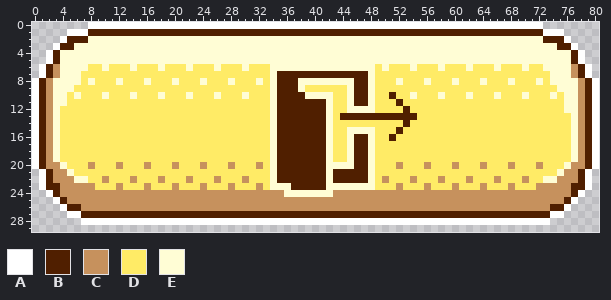
Sprite sheet -- Materials/Pictures/Assets/btn_quit.png. The picture above is the old version.
The file is 81x30 pixels. Colours within 5 levels of each other are drawn and written as one.
Palette (. is transparent): A #ffffff  B #501f00  C #c6915d  D #ffeb66  E #fffdd5
Pixels before (only the part around the change), first column x 0:
 0 ........AAAAAAAAAAAAAAAAAAAAAAAAAAAAAAAAAAAAAAAAAAAAAAAAAAAAAAAAAAAAAAAAA........
 1 .....AAABBBBBBBBBBBBBBBBBBBBBBBBBBBBBBBBBBBBBBBBBBBBBBBBBBBBBBBBBBBBBBBBBAAA.....
 2 ....ABBBEEEEEEEEEEEEEEEEEEEEEEEEEEEEEEEEEEEEEEEEEEEEEEEEEEEEEEEEEEEEEEEEEBBBA....
 3 ...ABBEEEEEEEEEEEEEEEEEEEEEEEEEEEEEEEEEEEEEEEEEEEEEEEEEEEEEEEEEEEEEEEEEEEEEBBA...
 4 ..ABEEEEEEEEEEEEEEEEEEEEEEEEEEEEEEEEEEEEEEEEEEEEEEEEEEEEEEEEEEEEEEEEEEEEEEEEEBA..
 5 ..ABEEEEEEEEEEEEEEEEEEEEEEEEEEEEEEEEEEEEEEEEEEEEEEEEEEEEEEEEEEEEEEEEEEEEEEEEEBA..
 6 .ABCEEEEDDEDDDEDDDEDDDEDDDEDDDEDDDEEEEEEEEEEEEEEEDEDDDEDDDEDDDEDDDEDDDEDDEEEECBA.
 7 .ABCEEEDDDDDDDDDDDDDDDDDDDDDDDDDDDEBBBBBBBBBBBBBEDDDDDDDDDDDDDDDDDDDDDDDDDEEECBA.
 8 ABCEEEEDEDDDEDDDEDDDEDDDEDDDEDDDEDEBBBEEEEEEEEBBEDDDEDDDEDDDEDDDEDDDEDDDEDEEEECBA
 9 ABCEEEDDDDDDDDDDDDDDDDDDDDDDDDDDDDEBBBEDDDDDDEBBEDDDDDDDDDDDDDDDDDDDDDDDDDDEEECBA
10 ABCEEDEDDDEDDDEDDDEDDDEDDDEDDDEDDDEBBBBEEEEDDEBBEDDBDDEDDDEDDDEDDDEDDDEDDDEDEECBA
11 ABCEEDDDDDDDDDDDDDDDDDDDDDDDDDDDDDEBBBBBBBEDDEBBEDDDBDDDDDDDDDDDDDDDDDDDDDDDEECBA
12 ABCEDDDDDDDDDDDDDDDDDDDDDDDDDDDDDDEBBBBBBBEDDEEEEDDDDBDDDDDDDDDDDDDDDDDDDDDDEECBA
13 ABCEDDDDDDDDDDDDDDDDDDDDDDDDDDDDDDEBBBBBBBEDBBBBBBBBBBBDDDDDDDDDDDDDDDDDDDDDDECBA
14 ABCEDDDDDDDDDDDDDDDDDDDDDDDDDDDDDDEBBBBBBBEDDDDDDDDDDBDDDDDDDDDDDDDDDDDDDDDDDECBA
15 ABCEDDDDDDDDDDDDDDDDDDDDDDDDDDDDDDEBBBBBBBEDDEEEEDDDBDDDDDDDDDDDDDDDDDDDDDDDDECBA
16 ABCEDDDDDDDDDDDDDDDDDDDDDDDDDDDDDDEBBBBBBBEDDEBBEDDBDDDDDDDDDDDDDDDDDDDDDDDDDECBA
17 ABCEDDDDDDDDDDDDDDDDDDDDDDDDDDDDDDEBBBBBBBEDDEBBEDDDDDDDDDDDDDDDDDDDDDDDDDDDDECBA
18 ABCEDDDDDDDDDDDDDDDDDDDDDDDDDDDDDDEBBBBBBBEDDEBBEDDDDDDDDDDDDDDDDDDDDDDDDDDDDECBA
19 ABCEDDDDDDDDDDDDDDDDDDDDDDDDDDDDDDEBBBBBBBEDDEBBEDDDDDDDDDDDDDDDDDDDDDDDDDDDDECBA
20 ABCCEDDDCDDDCDDDCDDDCDDDCDDDCDDDCDEBBBBBBBEEEEBBEDDDCDDDCDDDCDDDCDDDCDDDCDDDECCBA
21 .ABCCEDDDDDDDDDDDDDDDDDDDDDDDDDDDDEBBBBBBBEBBBBBEDDDDDDDDDDDDDDDDDDDDDDDDDDECCBA.
22 .ABCCCEEDDCDDDCDDDCDDDCDDDCDDDCDDDEBBBBBBBEBBBBBEDCDDDCDDDCDDDCDDDCDDDCDDEECCCBA.
23 .ABBCCCCCDDDCDDDCDDDCDDDCDDDCDDDCDEEEBBBBBEEEEEEEDDDCDDDCDDDCDDDCDDDCDDDCCCCCBBA.
24 ..ABCCCCCCCCCCCCCCCCCCCCCCCCCCCCCCCCEEEEEEECCCCCCCCCCCCCCCCCCCCCCCCCCCCCCCCCCBA..
25 ...ABCCCCCCCCCCCCCCCCCCCCCCCCCCCCCCCCCCCCCCCCCCCCCCCCCCCCCCCCCCCCCCCCCCCCCCCBA...
26 ....ABBCCCCCCCCCCCCCCCCCCCCCCCCCCCCCCCCCCCCCCCCCCCCCCCCCCCCCCCCCCCCCCCCCCCBBA....
27 .....AABBBBBBBBBBBBBBBBBBBBBBBBBBBBBBBBBBBBBBBBBBBBBBBBBBBBBBBBBBBBBBBBBBBAA.....
28 .......AAAAAAAAAAAAAAAAAAAAAAAAAAAAAAAAAAAAAAAAAAAAAAAAAAAAAAAAAAAAAAAAAAA.......
29 .................................................................................
Now the later version:
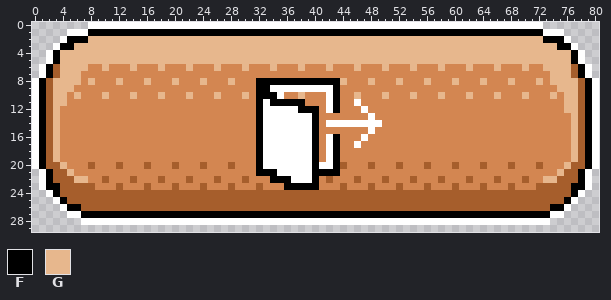
Colours new in this view: F #000000  G #e7b78d
Difference:
colour C: #c6915d -> #a65e2c
colour D: #ffeb66 -> #d38651
Changed rows in their new state; - is a pixel that keeps its letter.
first column x 1:
 1 -------FFFFFFFFFFFFFFFFFFFFFFFFFFFFFFFFFFFFFFFFFFFFFFFFFFFFFFFFFFFFFFFFF-------
 2 ----FFFGGGGGGGGGGGGGGGGGGGGGGGGGGGGGGGGGGGGGGGGGGGGGGGGGGGGGGGGGGGGGGGGGFFF----
 3 ---FFGGGGGGGGGGGGGGGGGGGGGGGGGGGGGGGGGGGGGGGGGGGGGGGGGGGGGGGGGGGGGGGGGGGGGFF---
 4 --FGGGGGGGGGGGGGGGGGGGGGGGGGGGGGGGGGGGGGGGGGGGGGGGGGGGGGGGGGGGGGGGGGGGGGGGGGF--
 5 --FGGGGGGGGGGGGGGGGGGGGGGGGGGGGGGGGGGGGGGGGGGGGGGGGGGGGGGGGGGGGGGGGGGGGGGGGGF--
 6 -F-GGGG--G---G---G---G---G---G---GDDDGDDDGDDDGDD-G---G---G---G---G---G--GGGG-F-
 7 -F-GGG---------------------------DDDDDDDDDDDDDDD-------------------------GGG-F-
 8 F-GGGG-G---G---G---G---G---G---FFFFFFFFFFFFGDDDG---G---G---G---G---G---G-GGGG-F
 9 F-GGG--------------------------FFAAAAAAAAAF-DDDD--------------------------GGG-F
10 F-GG-G---G---G---G---G---G---G-FFFADDGDDDAF-DGDD-GD--G---G---G---G---G---G-GG-F
11 F-GG---------------------------FAFFFFFDDDAF-DADD---D-----------------------GG-F
12 F-G----------------------------FAAAAAFFFDAF-DDAD----D----------------------GG-F
13 F-G----------------------------FAAAAAAAFDD-DDDDADDDDDD----------------------G-F
14 F-G----------------------------FAAAAAAAFDAAAAAAAA---D-----------------------G-F
15 F-G----------------------------FAAAAAAAFDD--DDDA---D------------------------G-F
16 F-G----------------------------FAAAAAAAFDAF-DDAD--D-------------------------G-F
17 F-G----------------------------FAAAAAAAFDAF-DADD----------------------------G-F
18 F-G----------------------------FAAAAAAAFDAF-DDDD----------------------------G-F
19 F-G----------------------------FAAAAAAAFDAF-DDDD----------------------------G-F
20 F--G---------------------------FAAAAAAAFAAFCDDDC---------------------------G--F
21 -F--G--------------------------FFFAAAAAFFFFDDDDD--------------------------G--F-
22 -F---GG--------------------------FFFAAAFDCDDDCDD------------------------GG---F-
23 -FF------------------------------DDFFFFFDDDCDDDC----------------------------FF-
24 --F--------------------------------CCCCCCC----------------------------------F--
25 ---F-----------------------------------------------------------------------F---
26 ----FF-------------------------------------------------------------------FF----
27 ------FFFFFFFFFFFFFFFFFFFFFFFFFFFFFFFFFFFFFFFFFFFFFFFFFFFFFFFFFFFFFFFFFFF------
